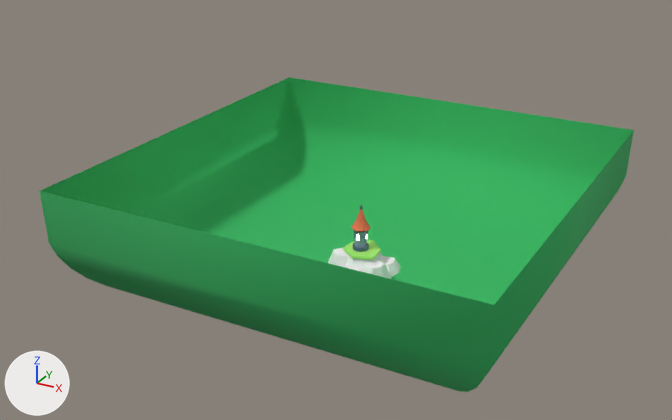
One commit to the glTF model public/models/diorama.glb: the scene before it, then after it.
The view is the same before and after, from a 50 mm lens placed at (63.2, -123.5, 71.7), pointed at (-2.9, -3.2, 11.6). Every picture has the same lights, and +X, +Y and +Z are marked at lower left. Vertices at the same position are counted once.

The scene before the commit, as lines of its bpy script (objects in view):
```python
me_circle = bpy.data.meshes.new('Circle')
me_circle.from_pydata(...)  # 1668 vertices, 2626 faces; spans x -34.7..34.7, y -34.7..34.7, z -0.2..20.0
me_circle.materials.append(mat_tower)  # blue #94b0c2
me_circle.materials.append(mat_rocks)  # white #f4f4f4
me_circle.materials.append(mat_grass)  # green #a7f070
me_circle.materials.append(mat_roof)  # orange #ef7d57
me_circle.materials.append(mat_roof_deco)  # dark blue #333c57
me_circle.materials.append(mat_window)  # black #000000
me_circle.materials.append(mat_window_frame)  # blue #566c86
me_circle.materials.append(mat_wood)  # red #b13e53
me_circle.materials.append(mat_background)  # green #38b764
# before: 1629 (-34.7, -34.7, 20.0) at pixel (39, 190), 1639 (34.7, -34.7, 20.0) at pixel (494, 304), 1648 (-34.7, 34.7, 20.0) at pixel (289, 77), 1659 (34.7, 34.7, 20.0) at pixel (633, 130)
ob_model = bpy.data.objects.new('model', me_circle)
ob_model.location = (0.0, 0.0, 0.0)
```
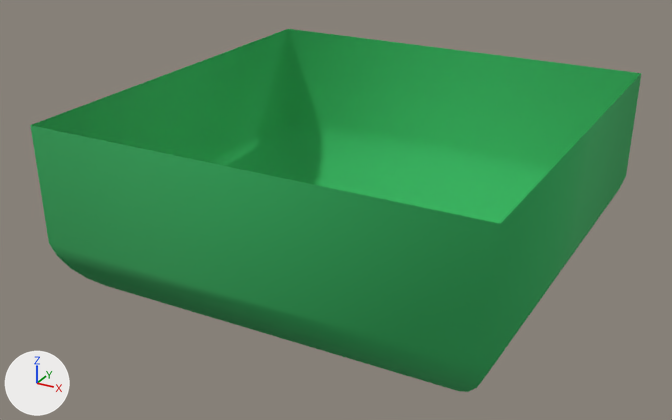
What differs and where, as boxes [x1, y1, x2, y2] in the pictures (672 x 420 px; the box of a moved part takes in the faces that stretch with it):
```json
{"object": "model", "change": "reshaped", "before": [39, 77, 634, 392], "after": [30, 29, 641, 392], "on screen": "15% taller"}
{"part": 1, "of": "me_circle", "change": "moved or reshaped", "before": [39, 77, 634, 308], "after": [30, 29, 641, 308]}
```

Scene script edits in JSON lines:
```json
{"block": "me_circle", "where": "me_circle.from_pydata(...)  # 1668 vertices, 2626 faces; spans x -34.7..34.7, y -34.7..34.7, z -0.2..20.0"}
{"block": "me_circle", "where": "# used by ob_model"}
{"block": "me_circle", "change": "me_circle part 1"}
{"op": "add", "block": "me_circle", "code": "for i in [1629, 1639, 1648, 1659]: me_circle.vertices[i].co += Vector((0.0, 0.0, 10.0))"}
```
